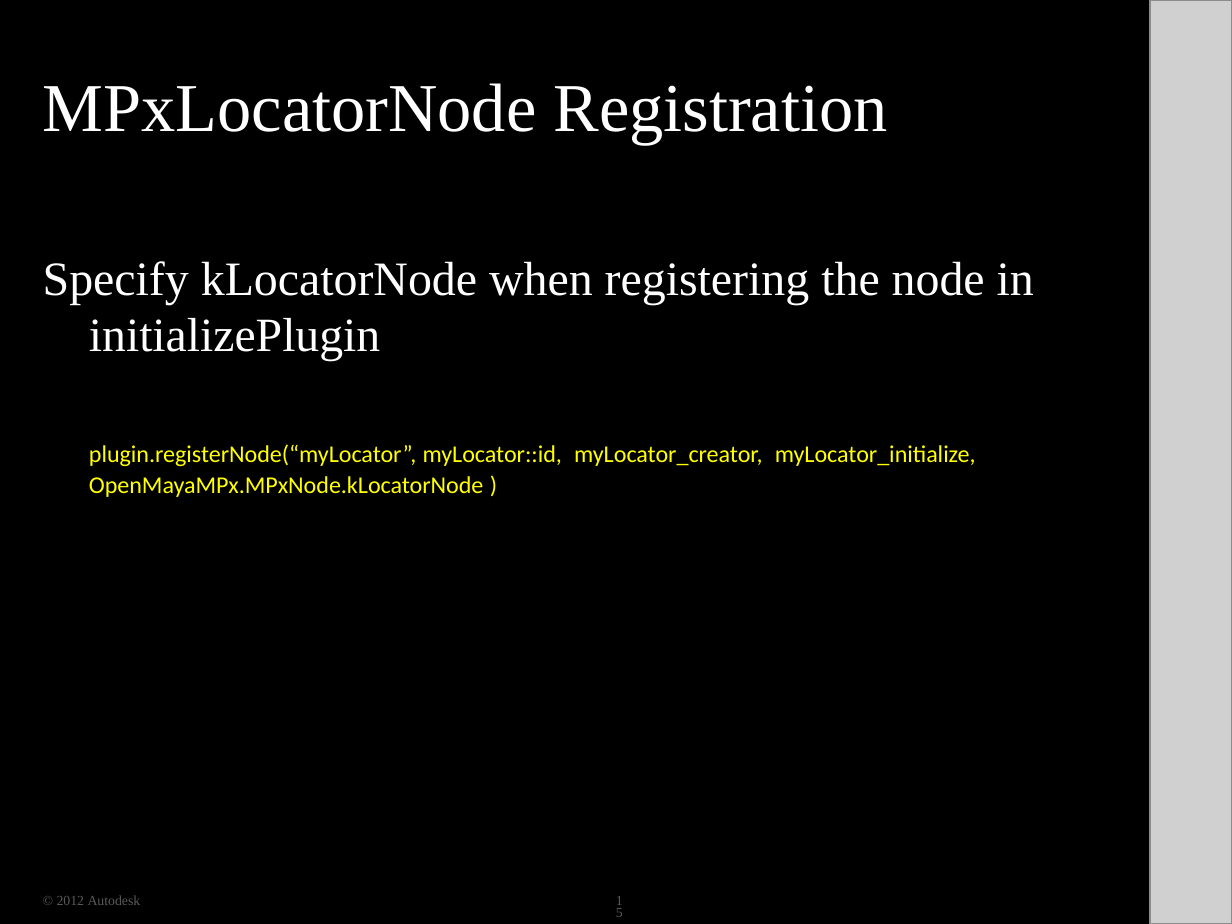
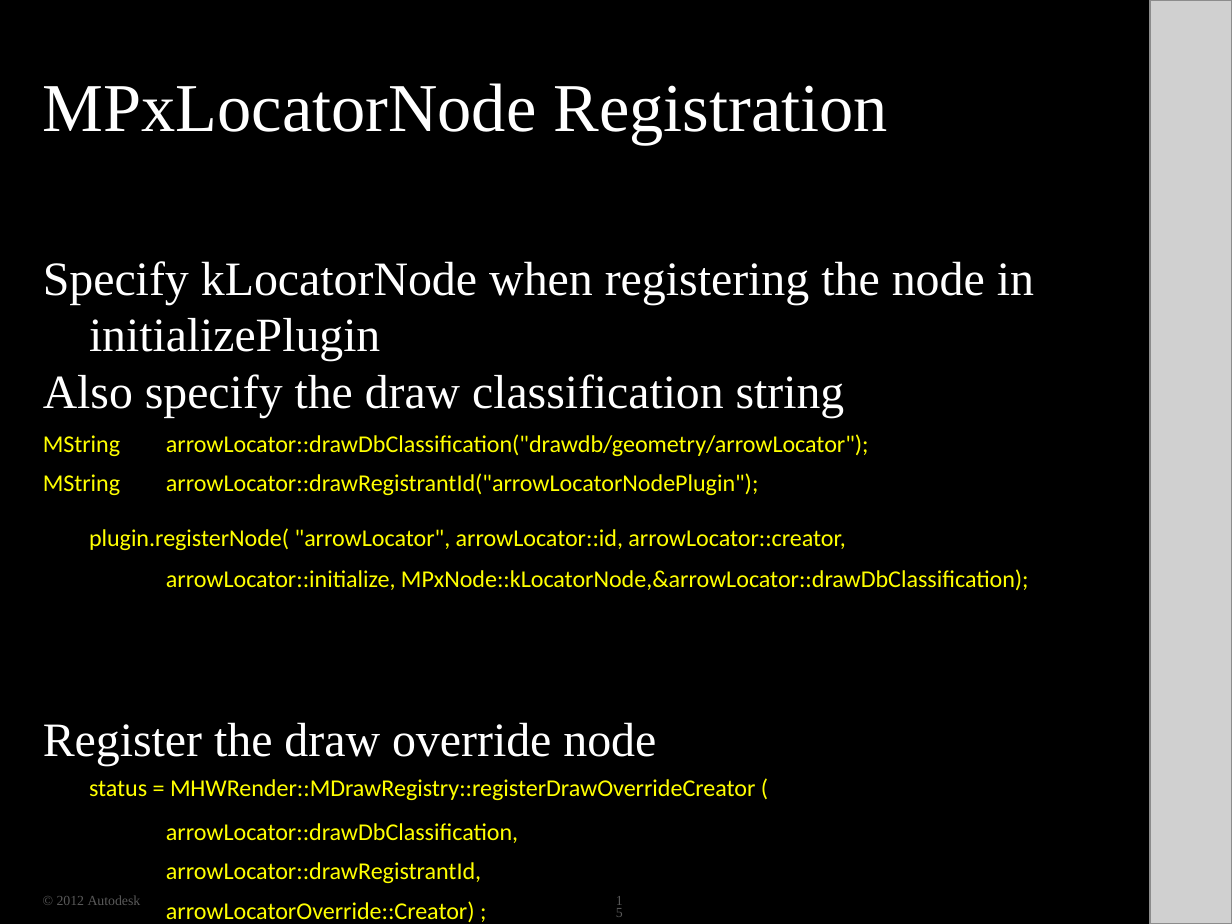
Before and after one commit to ADN-DevTech/Maya-Training-Material, a slide deck: slide 10 of 07_Locator/07_Locator.pptx (slide 15 before the commit). Drawn at 1232x924 pixels with LibreOffice and Linux fonts; fonts in the diff are those of the drawing; grey boxes stand for pictures; background and template pictures are left out; a plain dark background stands for a picture behind light text. Boxes give left, top, right and bottom in pixels: in the first picture for what was removed or moved away, otherwise in the second. Text is boxed around its words. In the diff, an @@ line names an element or a change of style, - is before the commit and + after.

Commit message:
Powerpoint update for drawing custom locator with VP2

```diff
--- a/07_Locator/07_Locator.pptx
+++ b/07_Locator/07_Locator.pptx
@@ text at [43, 374, 1029, 922]: text changed @@
-plugin.registerNode(“myLocator”, myLocator::id, myLocator_creator, myLocator_initialize,
-OpenMayaMPx.MPxNode.kLocatorNode )
+Also specify the draw classification string
+MString arrowLocator::drawDbClassification("drawdb/geometry/arrowLocator");
+MString arrowLocator::drawRegistrantId("arrowLocatorNodePlugin");
+plugin.registerNode( "arrowLocator", arrowLocator::id, arrowLocator::creator,
+arrowLocator::initialize, MPxNode::kLocatorNode,&arrowLocator::drawDbClassification);
+Register the draw override node
+status = MHWRender::MDrawRegistry::registerDrawOverrideCreator (
+arrowLocator::drawDbClassification,
+arrowLocator::drawRegistrantId,
+arrowLocatorOverride::Creator) ;
```
Also in this commit, not shown: 1 other slide changed, 3 slides added, 5 slides removed.
